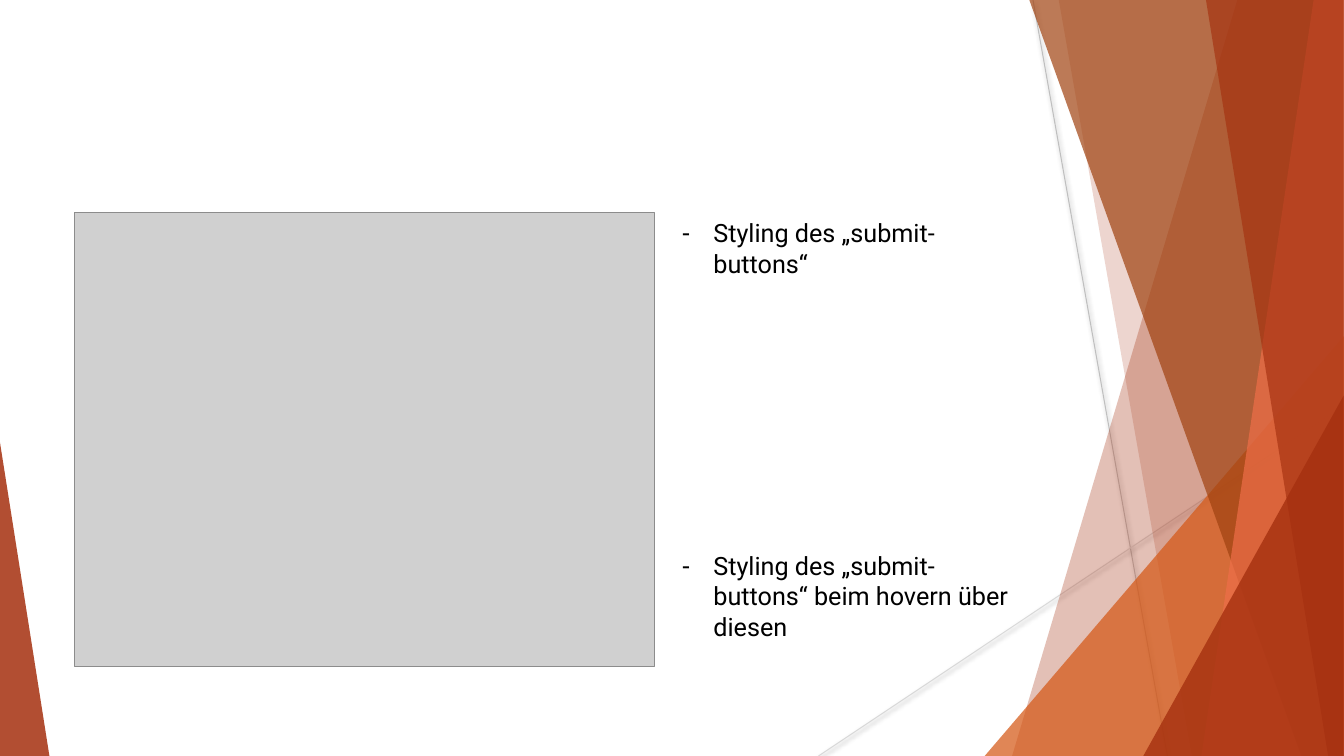
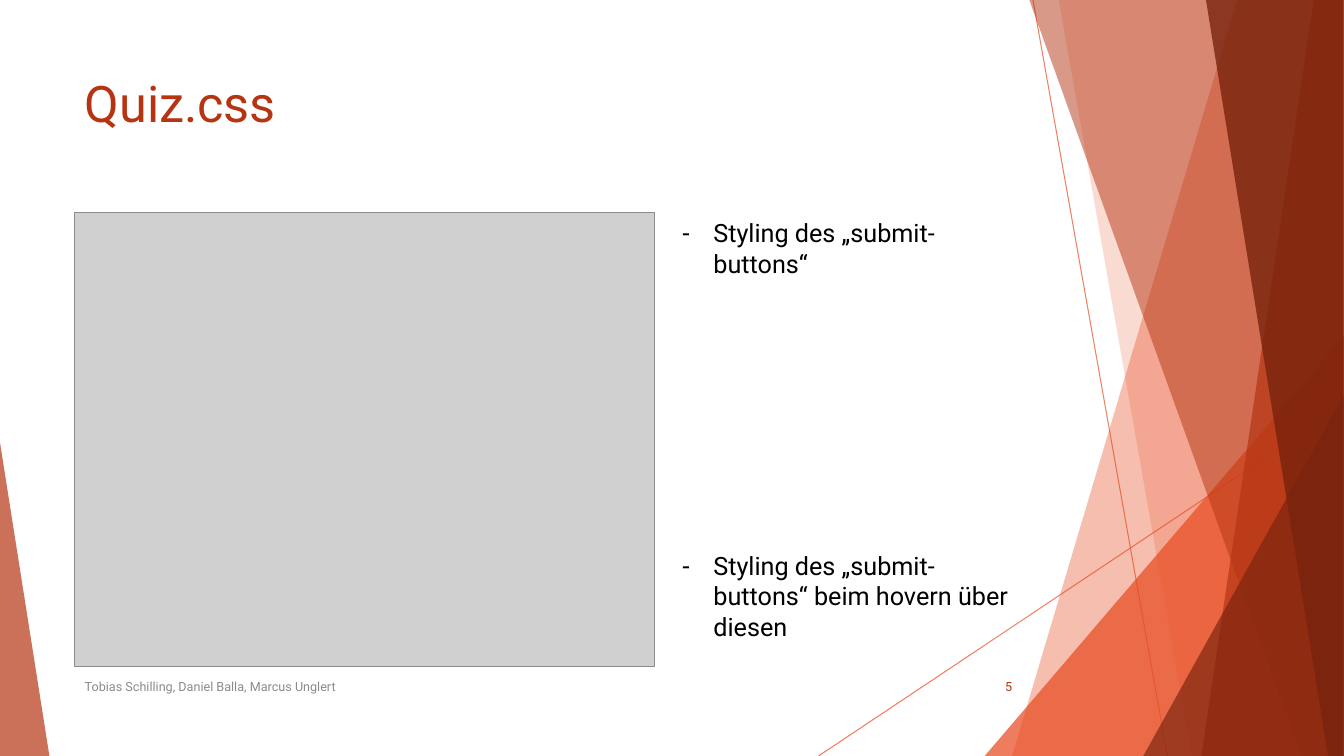
Before and after one commit to Poschinski/web-engineering-programmentwurf, a slide deck: slide 5 of docs/SportsPulse.pptx. Drawn at 1344x756 pixels with LibreOffice and Linux fonts; fonts in the diff are those of the drawing; grey boxes stand for pictures. Boxes give left, top, right and bottom in pixels: in the first picture for what was removed or moved away, otherwise in the second. Text is boxed around its words. In the diff, an @@ line names an element or a change of style, - is before the commit and + after.

```diff
--- a/docs/SportsPulse.pptx
+++ b/docs/SportsPulse.pptx
@@ freeform shape at (1012, 0, 1344, 756): fill #A5300F at 30% opacity to #E84C22 at 36% opacity @@
@@ freeform shape at (1029, 0, 1344, 756): fill #A04210 at 70% opacity to #B53513 at 50% opacity @@
@@ line (1033, 0) - (1168, 756): stroke #BFBFBF 0.75 pt to #E84C22 0.75 pt @@
@@ freeform shape at (1059, 0, 1344, 756): fill #A5300F at 20% opacity to #E84C22 at 20% opacity @@
@@ freeform shape at (1202, 0, 1344, 756): fill #EE6E4A at 70% opacity to #B53513 at 70% opacity @@
@@ freeform shape at (1206, 0, 1344, 756): fill #A5300F at 65% opacity to #78230D at 80% opacity @@
@@ title added at (85, 85, 276, 128), 36 pt, text #B53513 @@
+Quiz.css
@@ triangle at (985, 336, 1344, 756): fill #D55816 at 72% opacity to #E84C22 at 72% opacity @@
@@ line (1344, 406) - (819, 756): stroke #D9D9D9 0.75 pt to #E84C22 0.75 pt @@
@@ triangle at (1143, 396, 1344, 756): fill #A5300F at 80% opacity to #78230D at 66% opacity @@
@@ triangle at (0, 443, 49, 756): fill #A5300F at 85% opacity to #B53513 at 70% opacity @@
@@ text added at (85, 681, 336, 694), 9 pt, text #8C8C8C @@
+Tobias Schilling, Daniel Balla, Marcus Unglert
@@ page number added at (1005, 682, 1012, 691), 9 pt, text #B53513 @@
+5
```
Also in this commit, not shown: 3 other slides changed, 6 slides added, 1 slide removed, 8 other files.
